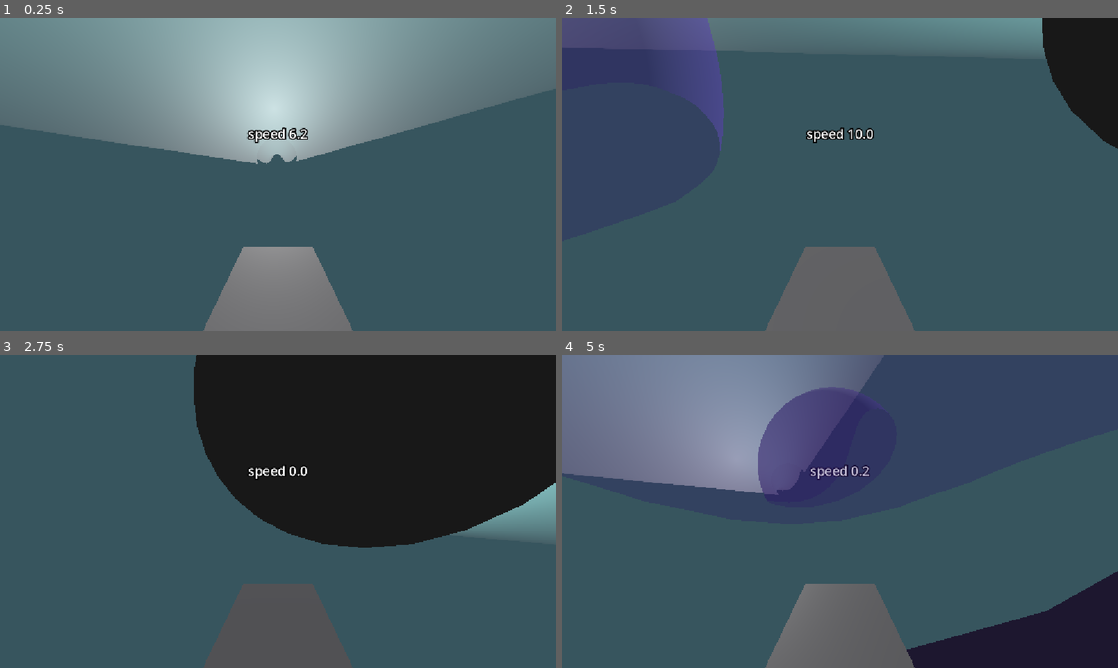
Above: before the commit, frames 1-4 (two rows, left to right).
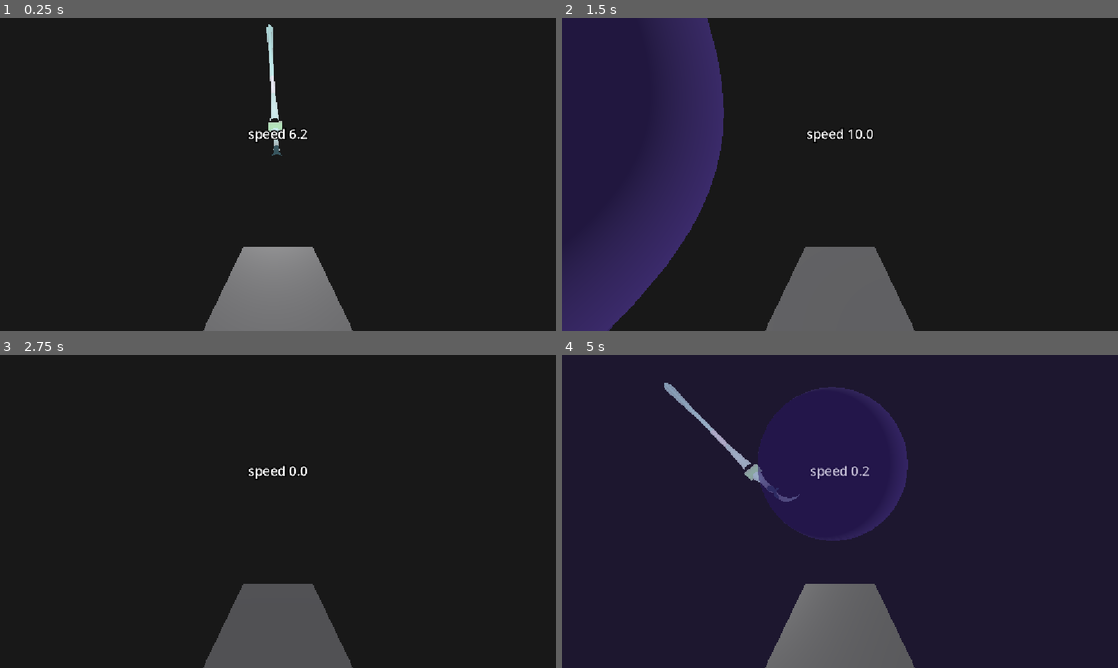
Above: after the commit, the same moments.

Repository: eternaldensity/pipe-survivor
Game: Godot game, scene res://main.tscn
Same seed, same stepped clock (60 frames per second), same inputs: the game is played once before the commit and once after it.
Inputs:
- Up to frame 1 (0.25 s): no input
- Up to frame 2 (1.5 s): tap Enter (ui_accept) at 0.5, 0.77 s; hold Right (ui_right) 0.53-1.28 s; hold 1 0.53-1.28 s; hold Down (ui_down) from 1.28 s (still down); tap 2 at 1.35 s
- Up to frame 3 (2.75 s): tap Enter (ui_accept) at 1.52 s; release Down (ui_down) at 2.03 s; hold Right (ui_right) from 2.03 s (still down); hold 3 from 2.03 s (still down)
- Up to frame 4 (5 s): release Right (ui_right) at 2.78 s; release 3 at 2.78 s; hold Up (ui_up) 2.78-3.53 s; tap 1 at 2.85 s; tap Enter (ui_accept) at 3.02, 3.77, 4.52 s; hold 2 3.53-4.28 s; hold Left (ui_left) from 3.53 s (still down); tap 3 at 4.35 s

The runs differ from the first frame. In frame 1, 94% of the frame differs, in the area x 0-100%, y 0-100%; in frame 2, 90%; in frame 3, 60%; in frame 4, 86%.

Commit message:
Fix half-lit normals: use back-face culling with inward normals

Diff:
--- a/bend_pipe_section.gd
+++ b/bend_pipe_section.gd
@@ -125,6 +125,12 @@
 	var mesh := ArrayMesh.new()
 	mesh.add_surface_from_arrays(Mesh.PRIMITIVE_TRIANGLES, arrays)
 	mesh_instance.mesh = mesh
+
+	# Use back-face culling so only the inside (inward normals) renders.
+	var mat := StandardMaterial3D.new()
+	mat.albedo_color = Color(0.6462178, 0.9540631, 0.9395212, 1)
+	mat.cull_mode = BaseMaterial3D.CULL_BACK
+	mesh_instance.material_override = mat
 
 
 func _build_collision() -> void:
--- a/junction_color.gdshader
+++ b/junction_color.gdshader
@@ -1,5 +1,5 @@
 shader_type spatial;
-render_mode cull_disabled;
+render_mode cull_back;
 
 // Branch centreline start (decision point) and direction for each branch.
 // Index 0 = trunk, 1 = left, 2 = right.
--- a/straight_pipe_section.gd
+++ b/straight_pipe_section.gd
@@ -33,6 +33,14 @@
 	var am := ArrayMesh.new()
 	am.add_surface_from_arrays(Mesh.PRIMITIVE_TRIANGLES, arrays)
 	mesh_instance.mesh = am
+
+	# Use back-face culling so only the inside (inward normals) renders.
+	# This prevents the outside faces from showing through and causing
+	# the half-lit effect.
+	var mat := StandardMaterial3D.new()
+	mat.albedo_color = Color(0.6462178, 0.9540631, 0.9395212, 1)
+	mat.cull_mode = BaseMaterial3D.CULL_BACK
+	mesh_instance.material_override = mat
 
 	mesh_instance.create_trimesh_collision()
 	# this auto-generates a StaticBody3D with correct collision as a child
